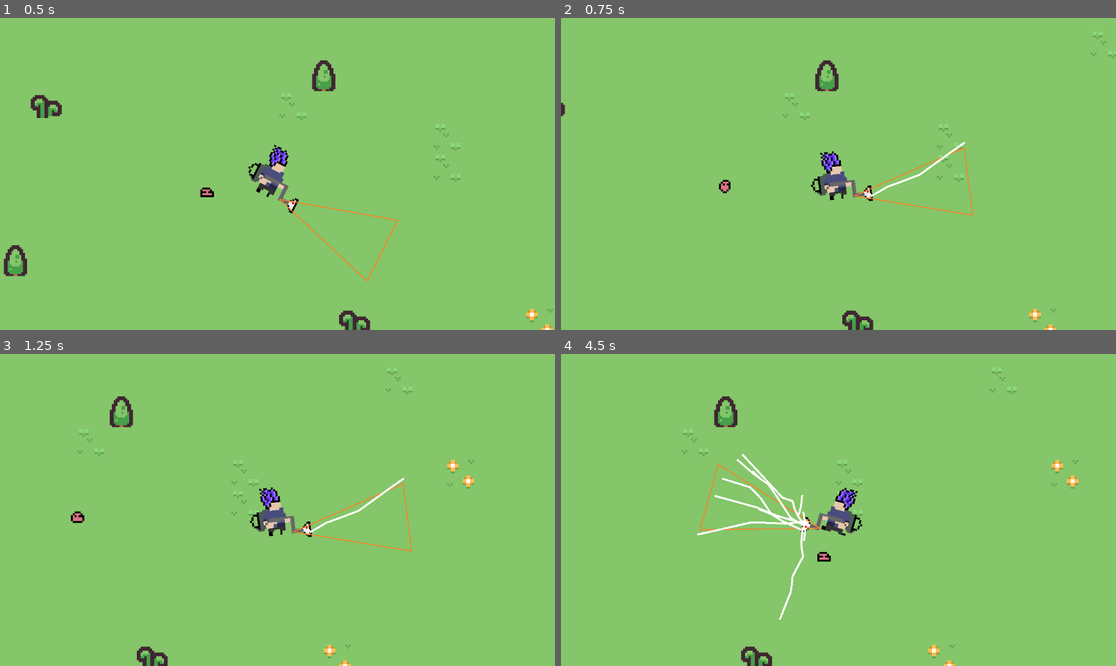
Above: before the commit, frames 1-4 (two rows, left to right).
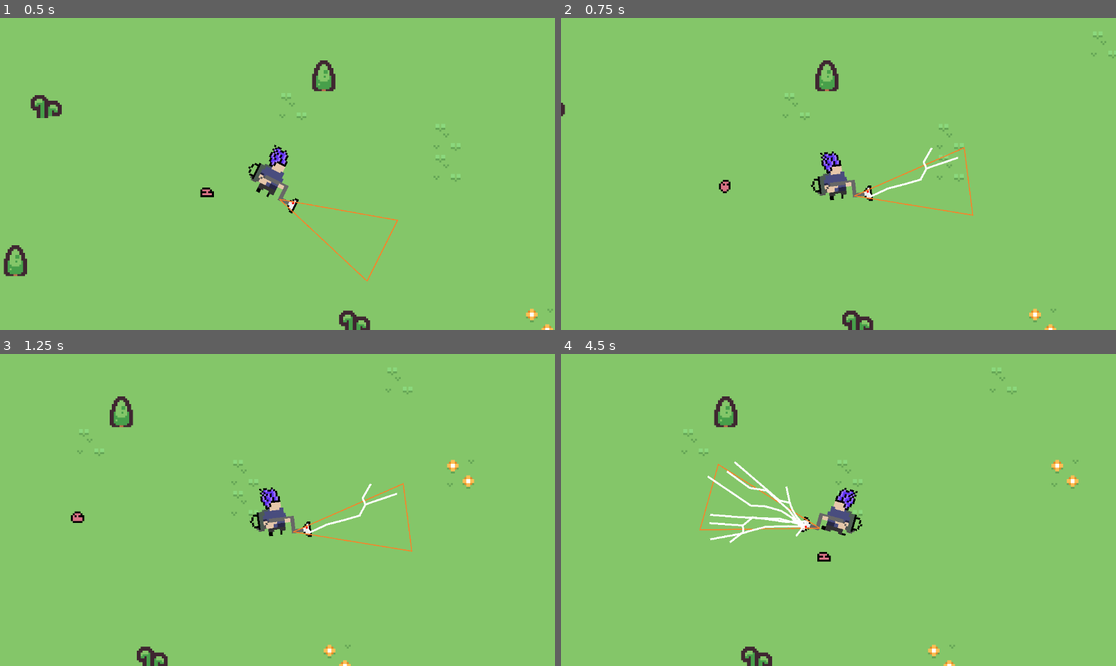
Above: after the commit, the same moments.

Repository: VMormoris/tinycreatures
Game: Godot game, scene res://Scenes/MainScene.tscn
The game is run twice, just before and just after one commit, with the same random seed, the same clock (stepped at 60 frames per second) and the same inputs.
Inputs (mouse positions are in pixels of both pictures, inside the frame that each line leads up to):
- Up to frame 1 (0.5 s): no input
- Up to frame 2 (0.75 s): move the mouse to (960, 158) at 0.52 s; press the mouse at (960, 158) at 0.53 s; hold D (Right) from 0.53 s (still down)
- Up to frame 3 (1.25 s): keep holding D (Right)
- Up to frame 4 (4.5 s): move the mouse to (727, 525) at 1.27 s; release D (Right) at 1.28 s; release the mouse at (727, 525) at 1.28 s; hold S (Down) 1.28-2.03 s; click (727, 525) at 1.35 s; move the mouse to (894, 441) at 2.02 s; press the mouse at (894, 441) at 2.03 s; hold D (Right) 2.03-2.78 s; move the mouse to (810, 572) at 2.77 s; release the mouse at (810, 572) at 2.78 s; hold W (Up) 2.78-3.53 s; click (810, 572) at 2.85 s; move the mouse to (1005, 556) at 3.52 s; press the mouse at (1005, 556) at 3.53 s; hold A (Left) from 3.53 s (still down); move the mouse to (672, 463) at 4.27 s; release the mouse at (672, 463) at 4.28 s; click (672, 463) at 4.35 s

Frame 1 is identical in both runs. In frame 2, 0.3% of the frame differs, in the area x 55-73%, y 39-58%; in frame 3, 0.3%; in frame 4, 1.4%, in the area x 24-45%, y 31-86%.

Commit message:
local position

Diff:
--- a/LightingGenerator.gd
+++ b/LightingGenerator.gd
@@ -54,7 +54,7 @@
 
 
 func find_target() -> Vector2:
-	print("Mouse: [", get_global_mouse_position().x, ",", get_global_mouse_position().y, "]")
+	print("Mouse: [", get_local_mouse_position().x, ",", get_local_mouse_position().y, "]")
 	print("Pos: [", position.x, ",", position.y, "]")
-	var dir = (get_global_mouse_position() - position).normalized()
+	var dir = (get_local_mouse_position() - position).normalized()
 	return position + dir * attack_range
